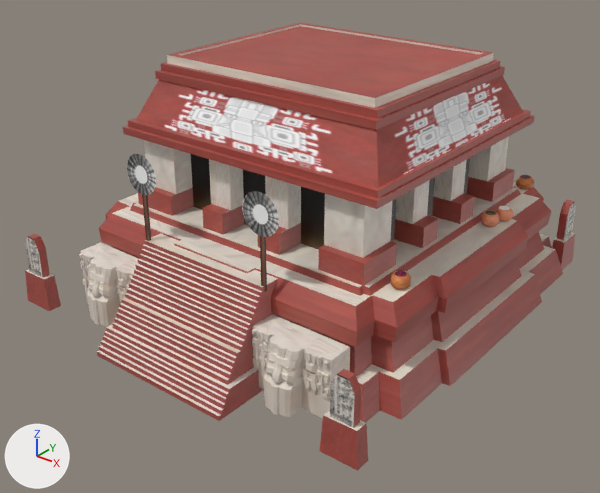
The COLLADA model art/meshes/structural/maya_protoclassic/cc_3.dae: old version first, new version second.
Rendered twice from a camera (50 mm lens) standing at (31.7, -38.0, 26.5) and looking at (0.7, 0.7, 2.5). The lights are fixed; the arrows at lower left show +X, +Y and +Z. Where no turn or scale is listed for an object, it has been applied to the vertices.

Names of what the first picture shows: 'cc_3'.
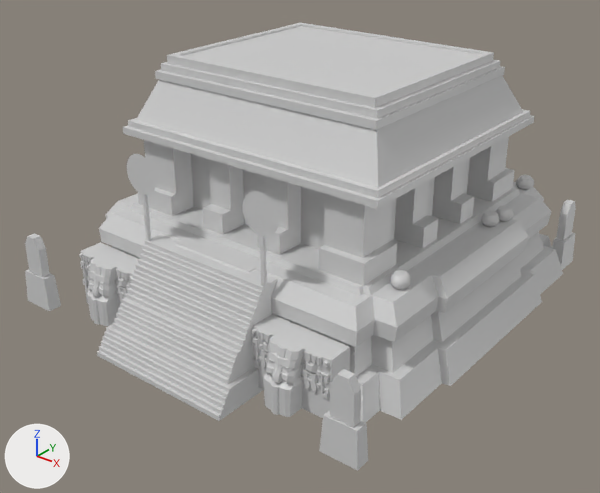
What the commit changed:
Material 'TEXTURA_FINAIS_MAIA_002' (mat_textura_finais_maia_002) is new.
Its base color is (0.64, 0.64, 0.64) (light grey #d1d1d1).
Its roughness is 0.44.
me_cubo_367 has 2189 vertices, 3648 faces and spans x -13.2..13.9, y -15.4..14.5, z -4.2..12.3.
me_cubo_367 no longer uses material mat_textura_finais_maia (picture img_maya_protoclassic_struct_png_001_png).
me_cubo_367 now uses material mat_textura_finais_maia_002 (light grey #d1d1d1).

Pixel boxes [x1, y1, x2, y2] of what changed, in the pictures (600 x 493 px):
'cc_3', recoloured
    both: [25, 23, 576, 471]
